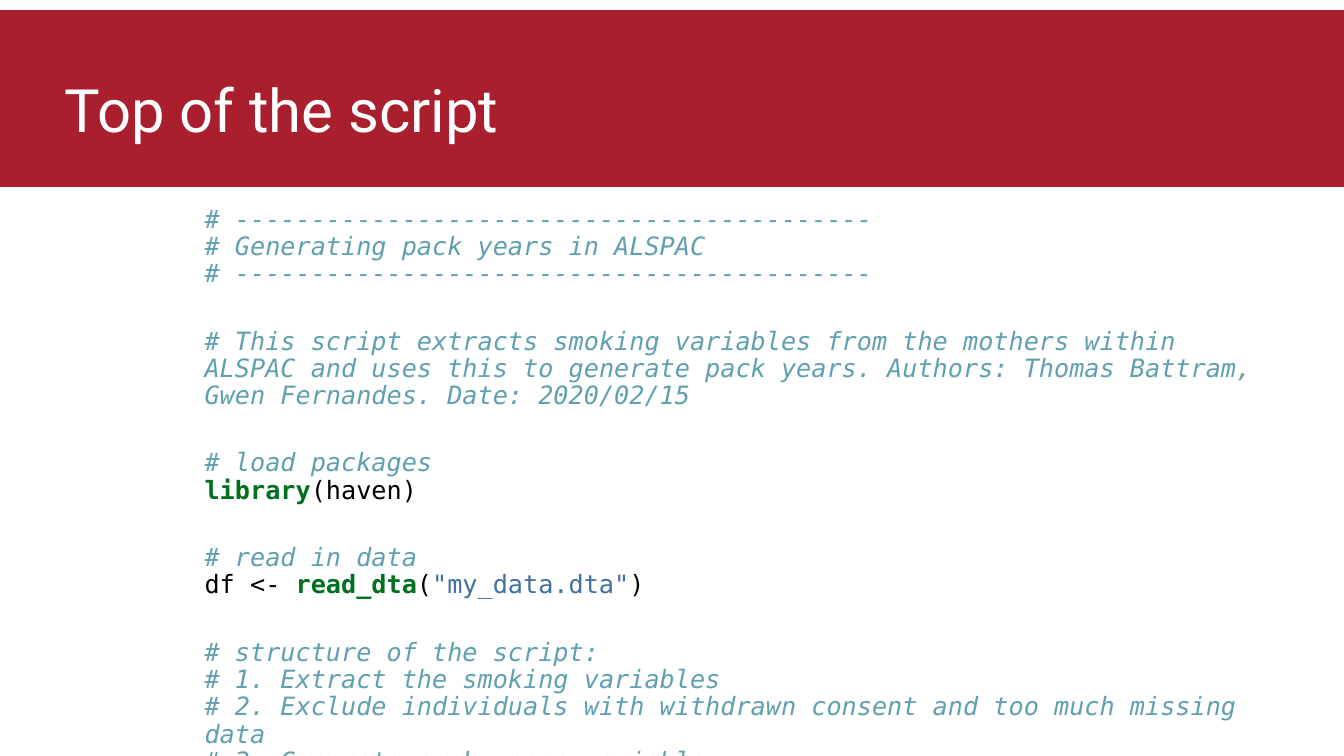
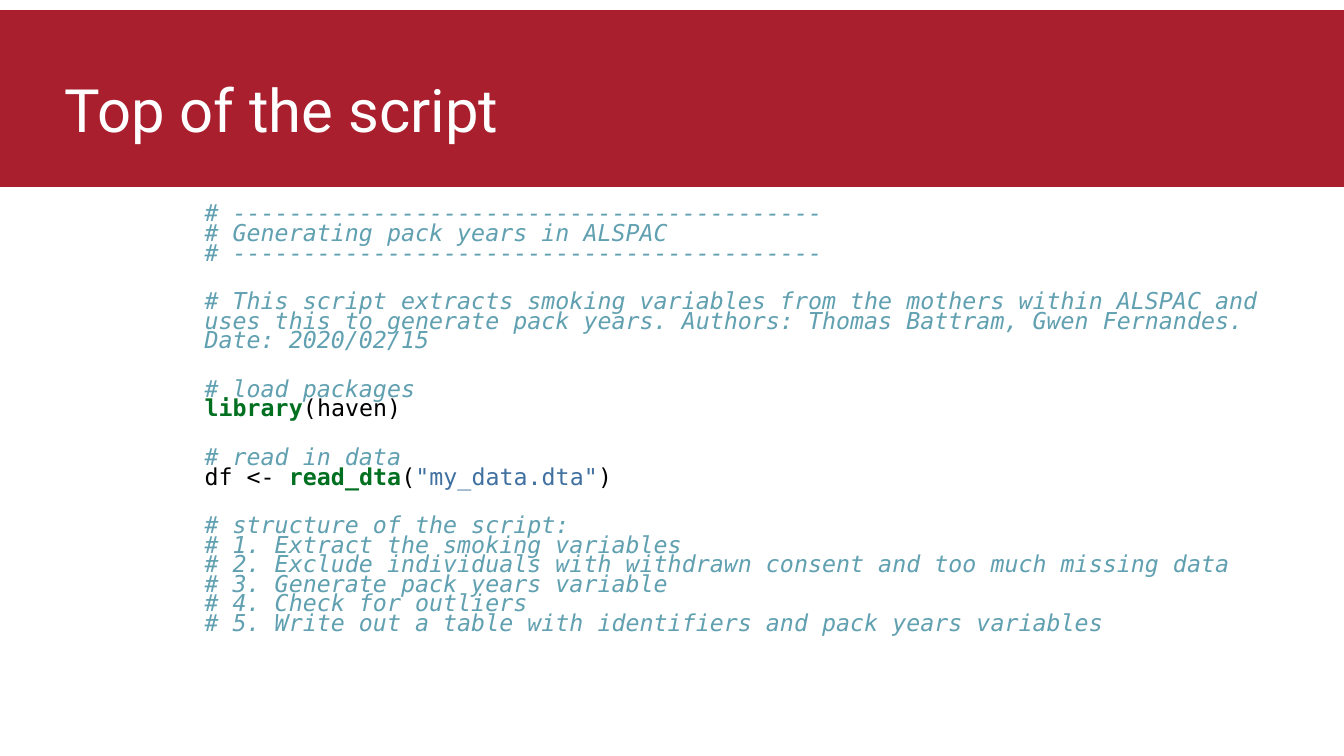
Before and after one commit to thomasbattram/how_to_write_a_script, a slide deck: slide 9 of slides/how_to_write_a_script.pptx (slide 6 before the commit). Drawn at 1344x756 pixels with LibreOffice and Linux fonts; fonts in the diff are those of the drawing; background and template pictures are left out. Boxes give left, top, right and bottom in pixels: in the first picture for what was removed or moved away, otherwise in the second. Text is boxed around its words. In the diff, an @@ line names an element or a change of style, - is before the commit and + after.

```diff
--- a/slides/how_to_write_a_script.pptx
+++ b/slides/how_to_write_a_script.pptx
@@ text "# ------------------------------------------ # Generating pa ..." at bbox=[205, 223, 1257, 636]: size 18 to 16.6 pt; line spacing 0.9 to 0.7 @@
```
Also in this commit, not shown: 5 other slides changed, 4 slides added, 1 other file.
